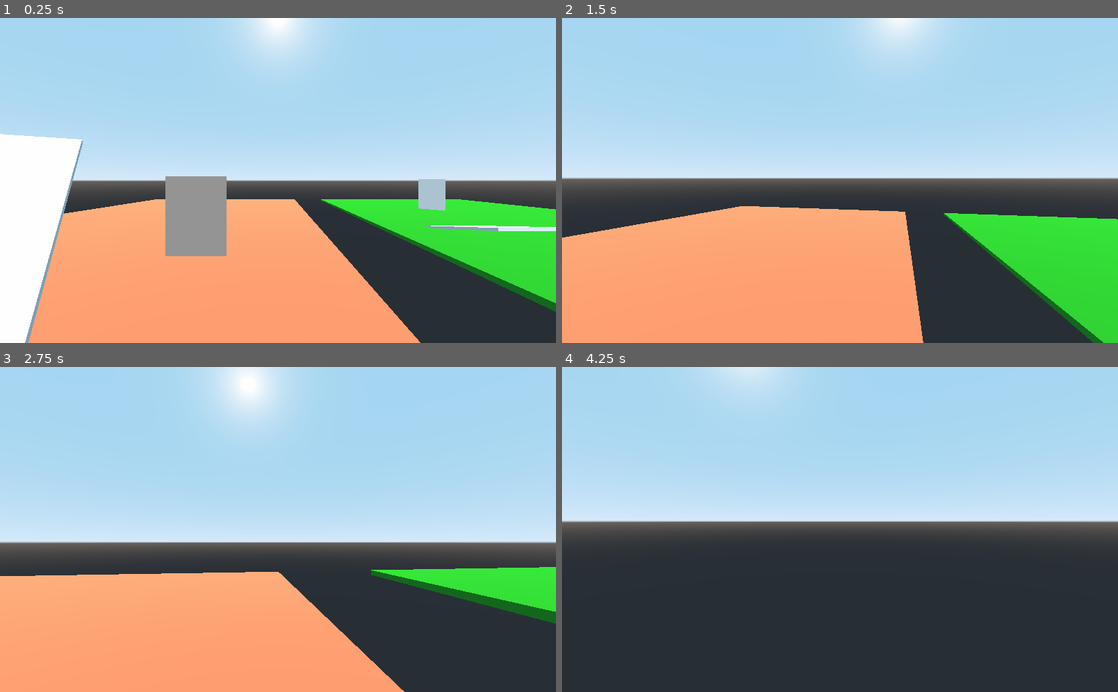
Above: before the commit, frames 1-4 (two rows, left to right).
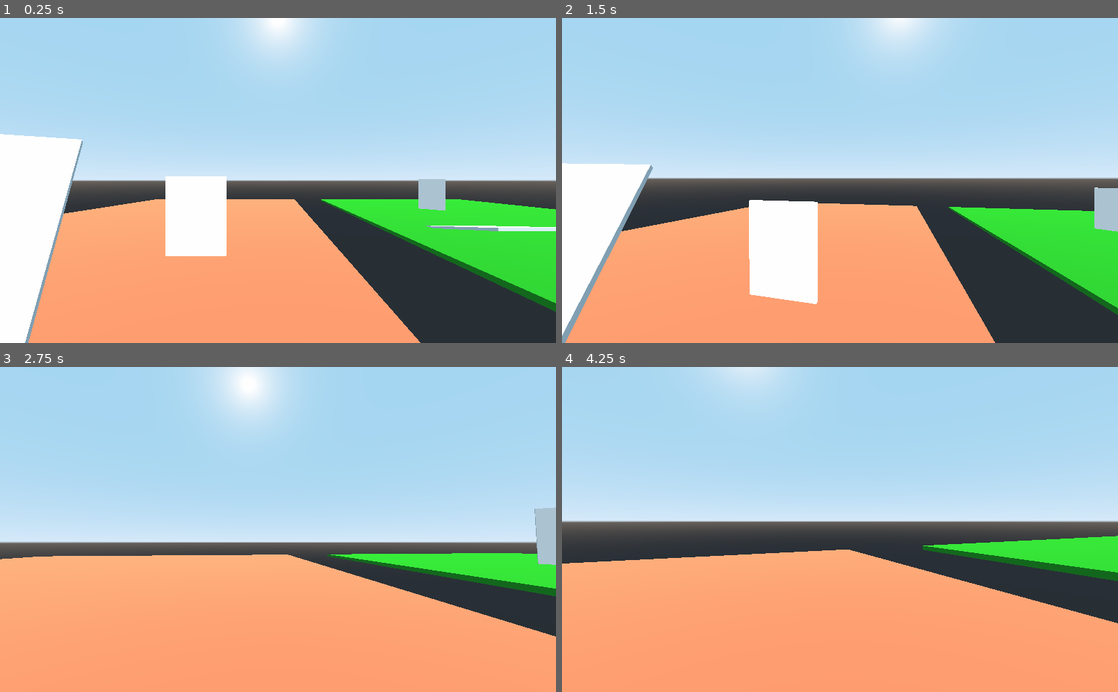
Above: after the commit, the same moments.

Repository: greenrazer/portals-godot
Game: Godot game, scene res://Levels/Portals.tscn
Two runs of this game, one before a commit and one after it. Both use one fixed random seed, a clock stepped at 60 frames per second and the inputs below. The project has no main scene, so this scene is started directly.
Inputs (mouse positions are in pixels of both pictures, inside the frame that each line leads up to):
- Up to frame 1 (0.25 s): no input
- Up to frame 2 (1.5 s): move the mouse to (867, 180) at 0.52 s; hold Shift (sprint) 0.53-1.28 s; hold W (move_up) from 0.53 s (still down); tap Space (jump) at 0.77 s; move the mouse to (812, 180) at 1.27 s; tap Shift (sprint) at 1.35 s
- Up to frame 3 (2.75 s): keep holding W (move_up); tap Space (jump) at 1.52 s; move the mouse to (289, 523) at 2.02 s; hold Shift (sprint) from 2.03 s (still down)
- Up to frame 4 (4.25 s): keep holding W (move_up); move the mouse to (834, 536) at 2.77 s; release Shift (sprint) at 2.78 s; tap Shift (sprint) at 2.85 s; tap Space (jump) at 3.02, 3.77 s; move the mouse to (878, 532) at 3.52 s; hold Shift (sprint) from 3.53 s (still down)

The runs differ from the first frame. In frame 1, 2.7% of the frame differs, in the area x 29-41%, y 48-74%; in frame 2, 16%; in frame 3, 18%; in frame 4, 40%, in the area x 0-100%, y 51-100%.

Commit message:
added 1 portal

Diff:
--- a/scripts/portal.gd
+++ b/scripts/portal.gd
@@ -2,7 +2,8 @@
 
 
 func _ready():
-	var tex = $Viewport.get_texture()#.set_flags(Texture.FLAG_CONVERT_TO_LINEAR)
-	var mat = $Mesh/Outside.material_override
-	mat.set_shader_param("texture_albedo", tex)
-	$Viewport.size = get_viewport().size
+	pass
+#	var tex = $Viewport.get_texture()#.set_flags(Texture.FLAG_CONVERT_TO_LINEAR)
+#	var mat = $Mesh/Outside.material_override
+#	mat.set_shader_param("texture_albedo", tex)
+#	$Viewport.size = get_viewport().size
--- /dev/null
+++ b/scripts/portal_pair.gd
@@ -0,0 +1,21 @@
+extends Node
+
+var player_cam
+
+func _ready():
+	var texA = $PortalA/Viewport.get_texture()
+	var matB = $PortalB/Shape/Mesh/Outside.material_override
+	matB.set_shader_param("texture_albedo", texA)
+	$PortalA/Viewport.size = get_viewport().size
+
+	var texB = $PortalB/Viewport.get_texture()
+	var matA = $PortalA/Shape/Mesh/Outside.material_override
+	matA.set_shader_param("texture_albedo", texB)
+	$PortalB/Viewport.size = get_viewport().size
+
+	player_cam = get_node("../../../Steve/Head/Camera")
+
+func _process(_delta):
+	var portalB_trans = $PortalB.global_transform * $PortalA.global_transform.inverse() * player_cam.global_transform
+	$PortalB/Viewport/Camera.set_transform(portalB_trans)
+	$PortalA/Viewport.size = get_viewport().size
--- a/scripts/steve.gd
+++ b/scripts/steve.gd
@@ -11,7 +11,7 @@
 
 var gravity = -9.8 * 3
 const MAX_SPEED = 20
-const MAX_RUNNING_SPEED = 40
+const MAX_RUNNING_SPEED = 5
 const ACCEL = 2
 const DEACCEL = 6
 
@@ -90,7 +90,7 @@
 	temp_vel.y = 0
 
 	var speed
-	if Input.is_action_just_pressed("move_sprint"):
+	if Input.is_action_pressed("sprint"):
 		speed = MAX_RUNNING_SPEED
 	else:
 		speed = MAX_SPEED
